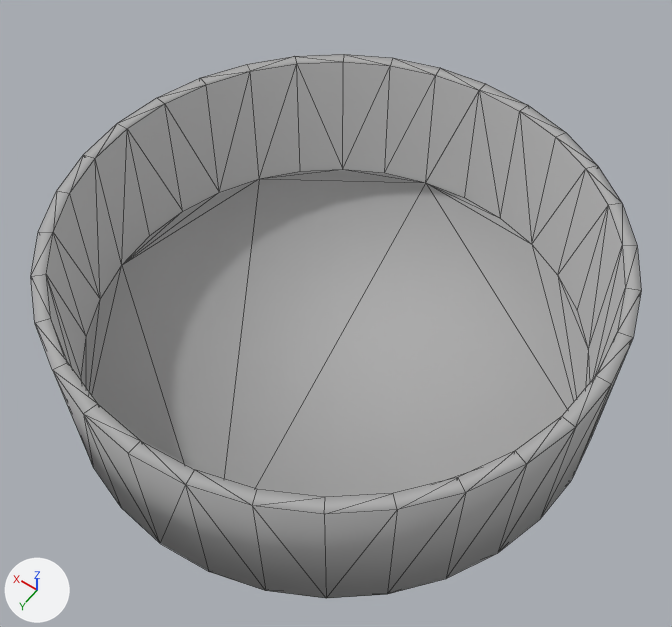
Before and after pictures for a commit that changed the OBJ model models/object1110.obj.
One viewpoint serves both versions: a 50 mm camera at (-0.627, 0.868, 1.289) aimed at (-0.067, 0.083, 0.056). The axes (+X, +Y, +Z) are drawn at lower left. The lights are the same throughout. Mesh edges are drawn as thin lines. Where no turn or scale is listed for an object, it has been applied to the vertices.

Script lines for the objects in view, before the commit:
```python
me_object1110 = bpy.data.meshes.new('object1110')
me_object1110.from_pydata(...)  # 128 vertices, 252 faces; spans x -0.512..0.497, y -0.504..0.504, z -0.173..0.129
me_object1110.polygons.foreach_set('use_smooth', [True] * 252)
me_object1110.materials.append(mat_material_002)  # grey #ababab
ob_object1110 = bpy.data.objects.new('object1110', me_object1110)
ob_object1110.location = (0.0, 0.0, 0.0)
```
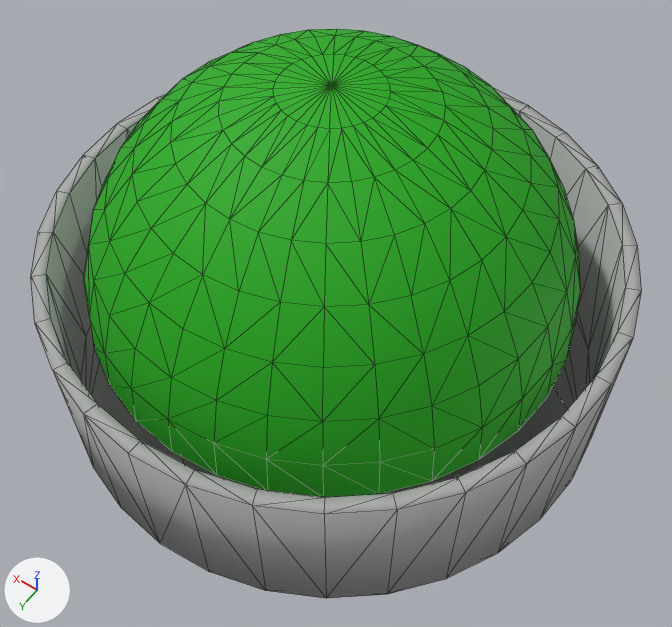
What differs and where, as boxes [x1, y1, x2, y2] in the pictures (672 x 627 px):
'object1110', reshaped
    before: [31, 54, 641, 598]
    after: [31, 29, 641, 598]
part 1 of me_object1110, added (green)
    after: [84, 29, 580, 497]

The edits, one by one:
Material 'Material.001' (mat_material_001) is new.
Its base color is (0.0121, 0.41, 0.00392) (green #1dac0d).
Its roughness is 0.7.
me_object1110 is used by ob_object1110; location (0.0, 0.0, 0.0).
me_object1110 had 128 vertices, 252 faces and spanned x -0.512..0.497, y -0.504..0.504, z -0.173..0.129.
me_object1110 now has 385 vertices, 732 faces and spans x -0.512..0.497, y -0.504..0.504, z -0.173..0.445.
me_object1110 part 1: a new loose piece of 257 vertices spanning x -0.427..0.427, y -0.427..0.427, z 0.018..0.445, in mat_material_001 (green #1dab0d).
me_object1110 now uses material mat_material_001 (green #1dac0d).
